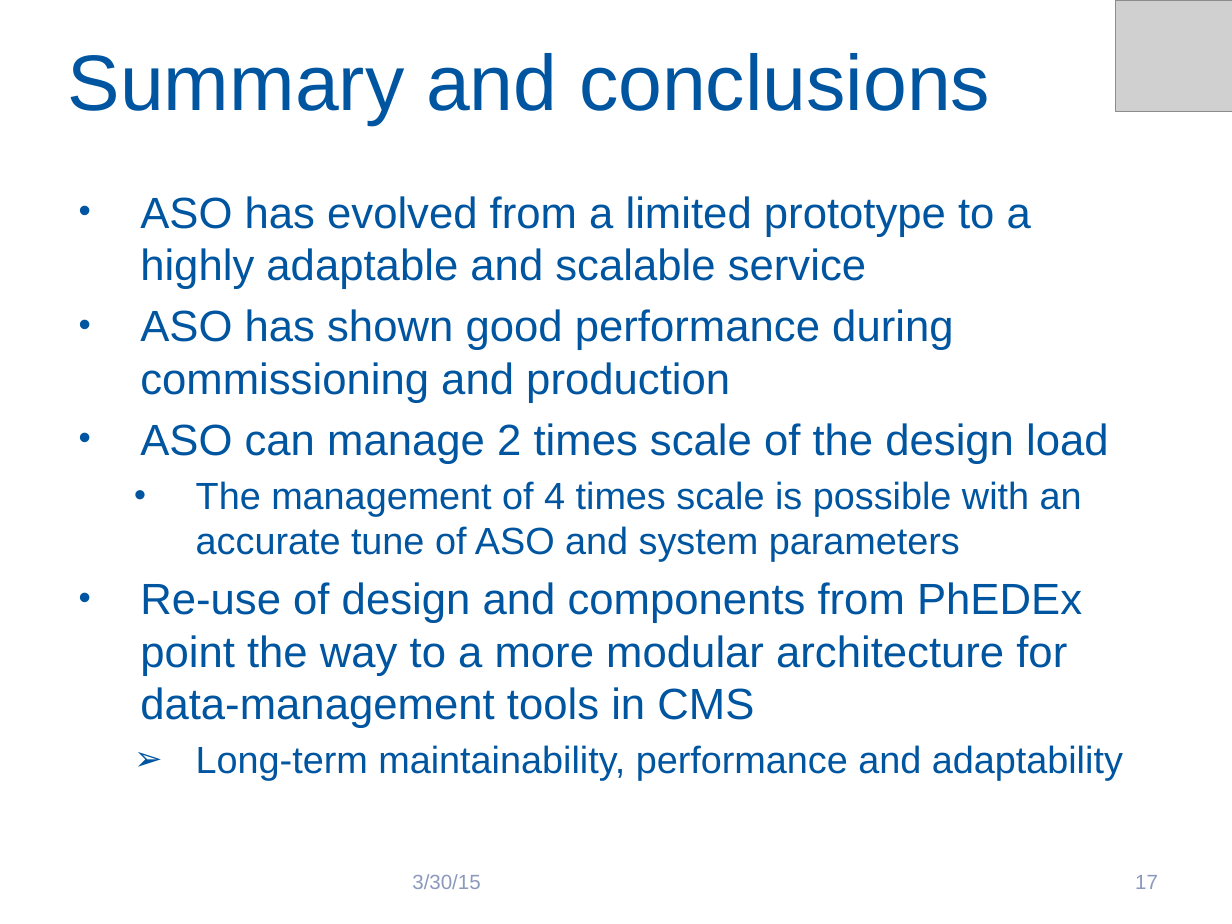
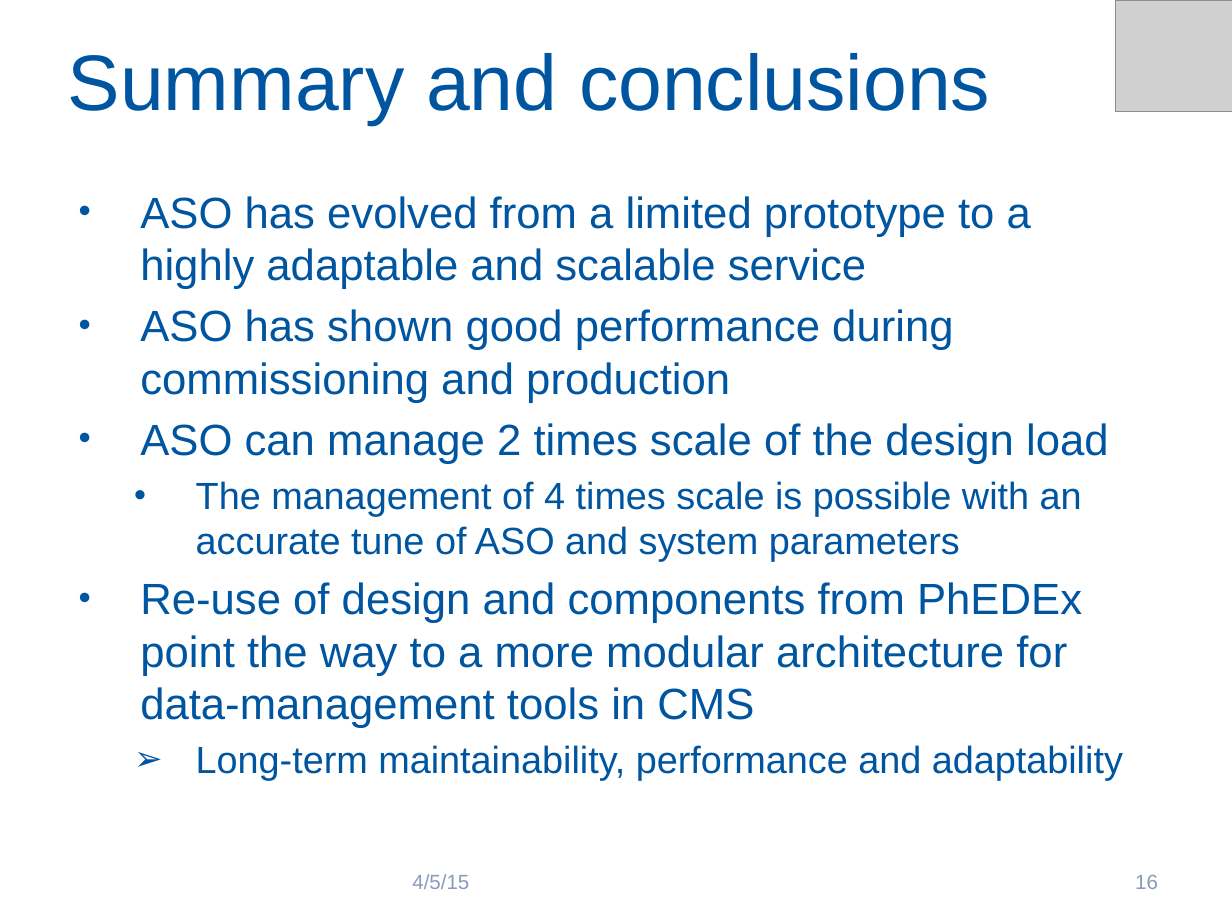
Before and after one commit to TonyWildish/CHEP15-ASO, a slide deck: slide 16 of Slides/ASO_final.pptx (slide 17 before the commit). Drawn at 1232x924 pixels with LibreOffice and Linux fonts; fonts in the diff are those of the drawing; grey boxes stand for pictures; background and template pictures are left out. Boxes give left, top, right and bottom in pixels: in the first picture for what was removed or moved away, otherwise in the second. Text is boxed around its words. In the diff, an @@ line names an element or a change of style, - is before the commit and + after.

```diff
--- a/Slides/ASO_final.pptx
+++ b/Slides/ASO_final.pptx
@@ text at box(412, 874, 469, 889): text changed @@
-3/30/15
+4/5/15
@@ page number at box(1135, 875, 1158, 889): text changed @@
-17
+16
```
Also in this commit, not shown: 15 other slides changed, 1 slide removed, 1 other file.
